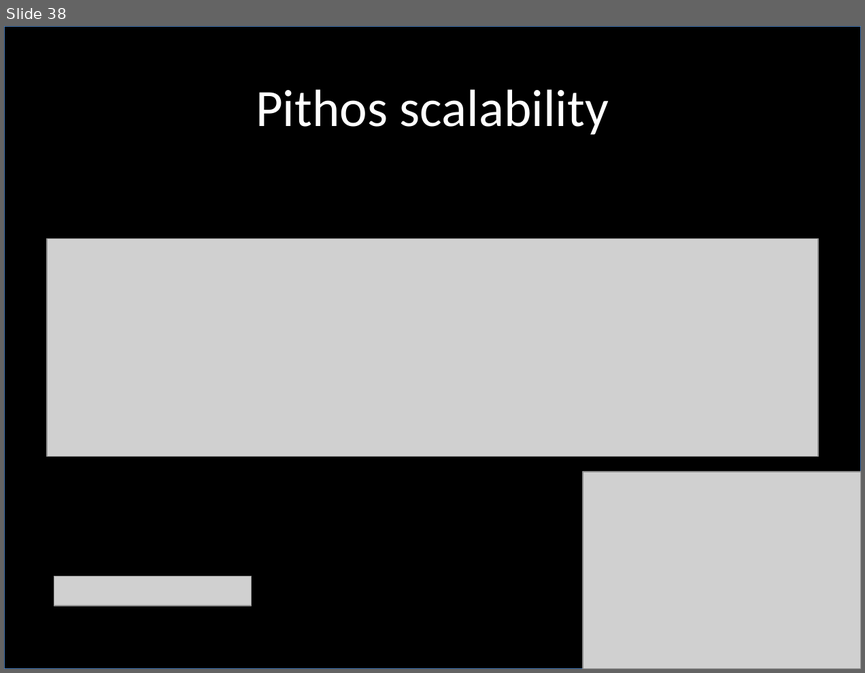
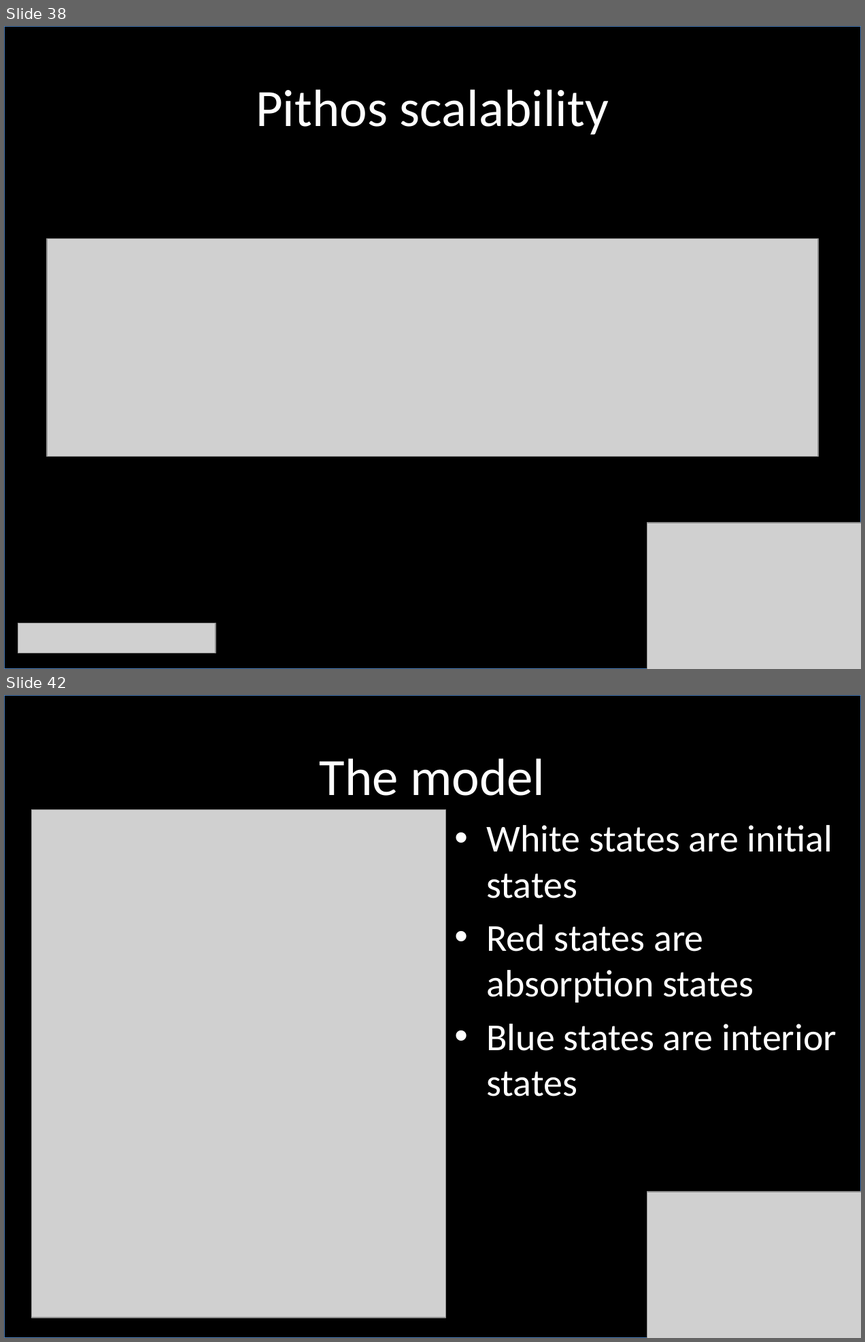
Before and after one commit to jsgilmore/pithos, a slide deck: thesis/phd_talk/PhD_talk.pptx. Shown one above the other, each under a label of ours: slide 38 before the commit, slides 38 and 42 after it; the slides between them are not shown. The pictures are 865x673 and 865x1342 pixels, drawn with LibreOffice and Linux fonts; fonts in the diff are those of the drawing; grey boxes stand for pictures. Boxes give left, top, right and bottom in pixels: in the first picture for what was removed or moved away, otherwise in the second. Text is boxed around its words. In the diff, an @@ line names an element or a change of style, - is before the commit and + after.

```diff
--- a/thesis/phd_talk/PhD_talk.pptx
+++ b/thesis/phd_talk/PhD_talk.pptx
@@ slide 42 added at [4,695,861,1338], background #FFFFFF @@
@@ rectangle added at [4,695,861,1338], fill #000000, outline #4A7EBB 0.75 pt @@
@@ title added at [320,758,545,796], 44 pt, text #FFFFFF @@
+The model
@@ picture added at [31,810,445,1318] @@
@@ text added at [487,825,836,1096], 32 pt, text #FFFFFF @@
+• White states are initial states
+• Red states are absorption states
+• Blue states are interior states
@@ picture added at [647,1191,861,1338] @@
@@ slide 38 changed as well @@
@@ picture: place and size @@
-picture at [582,471,861,669]
+picture at [647,522,861,669]
@@ picture: place and size @@
-picture at [54,576,251,606]
+picture at [18,623,215,653]
```
Also in this commit, not shown: 36 other slides changed, 7 other slides added.
